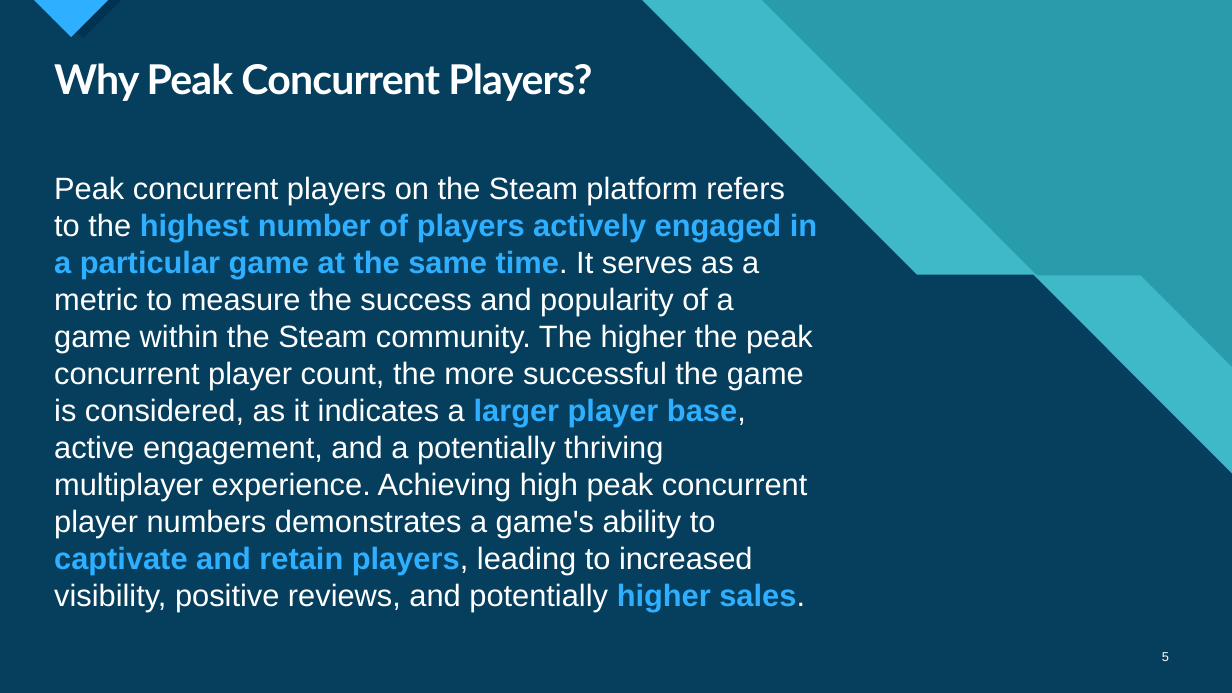
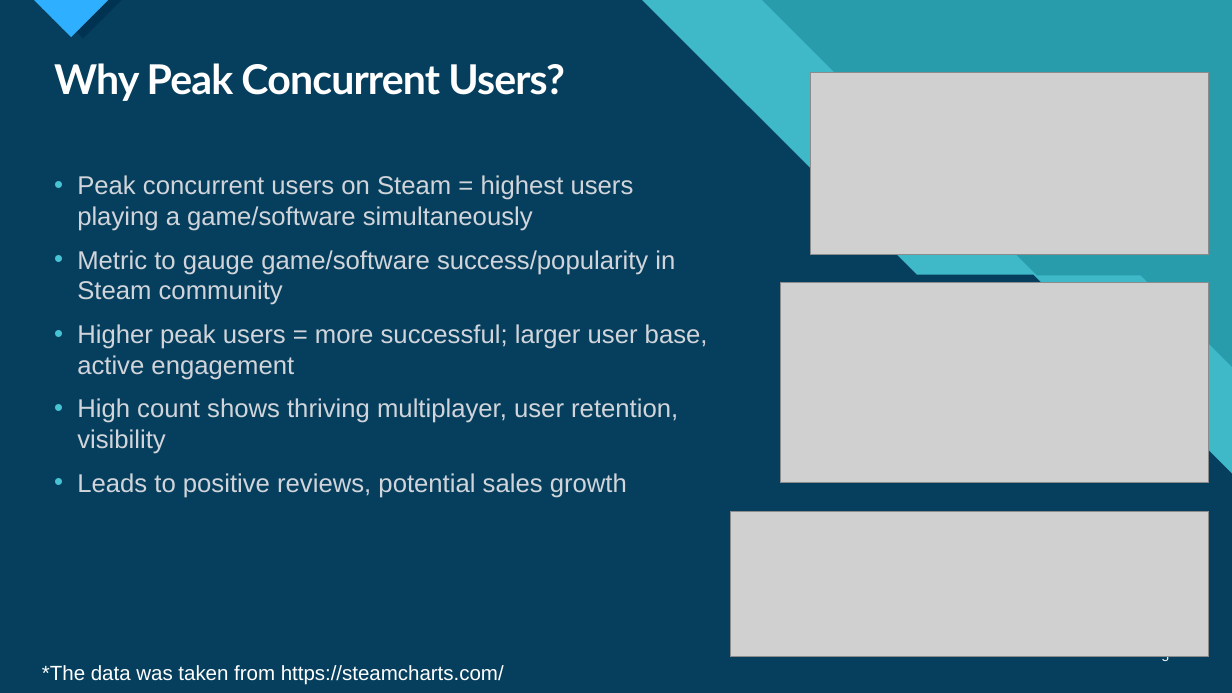
Before and after one commit to DoronF3/School-Projects, a slide deck: slide 5 of Data Science/Data Science Final Project.pptx. Drawn at 1232x693 pixels with LibreOffice and Linux fonts; fonts in the diff are those of the drawing; grey boxes stand for pictures. Boxes give left, top, right and bottom in pixels: in the first picture for what was removed or moved away, otherwise in the second. Text is boxed around its words. In the diff, an @@ line names an element or a change of style, - is before the commit and + after.

```diff
--- a/Data Science/Data Science Final Project.pptx
+++ b/Data Science/Data Science Final Project.pptx
@@ title at bbox=[54, 63, 565, 101]: text changed @@
-Why Peak Concurrent Players?
+Why Peak Concurrent Users?
@@ picture added at bbox=[811, 73, 1209, 255] @@
@@ text at bbox=[77, 175, 708, 498]: text changed; size 24 to 20 pt; text colour #FFFFFF to #D1D5DB @@
-Peak concurrent players on the Steam platform refers to the highest number of players actively engaged in a particular game at the same time. It serves as a metric to measure the success and popularity of a game within the Steam community. The higher the peak concurrent player count, the more successful the game is considered, as it indicates a larger player base, active engagement, and a potentially thriving multiplayer experience. Achieving high peak concurrent player numbers demonstrates a game's ability to captivate and retain players, leading to increased visibility, positive reviews, and potentially higher sales.
+• Peak concurrent users on Steam = highest users playing a game/software simultaneously
+• Metric to gauge game/software success/popularity in Steam community
+• Higher peak users = more successful; larger user base, active engagement
+• High count shows thriving multiplayer, user retention, visibility
+• Leads to positive reviews, potential sales growth
@@ picture added at bbox=[780, 283, 1209, 483] @@
@@ picture added at bbox=[730, 511, 1209, 656] @@
@@ text added at bbox=[42, 665, 504, 685], 16 pt, text #FFFFFF @@
+*The data was taken from https://steamcharts.com/
```
Also in this commit, not shown: 21 other slides changed, 5 slides added, 8 slides removed, 2 other files.
